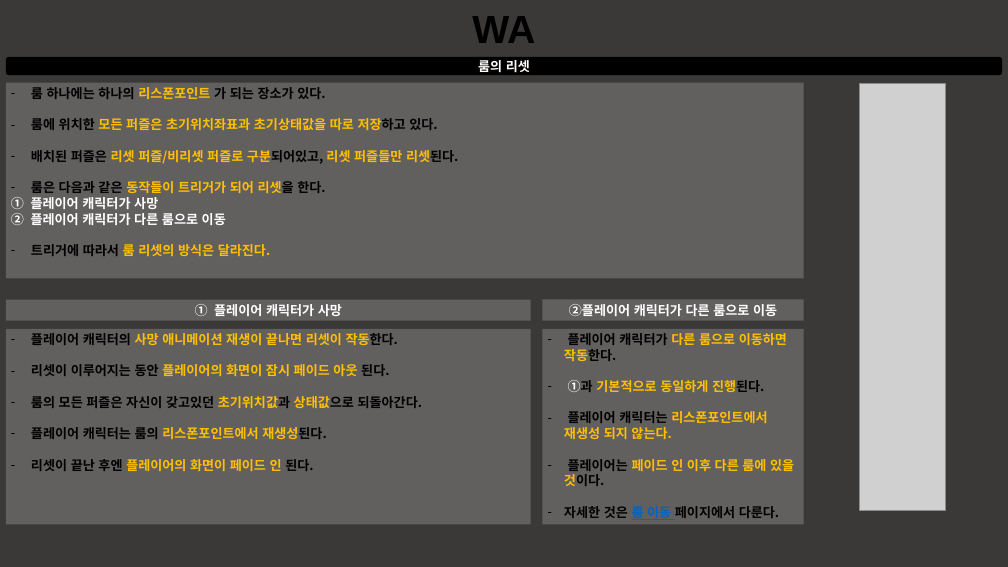
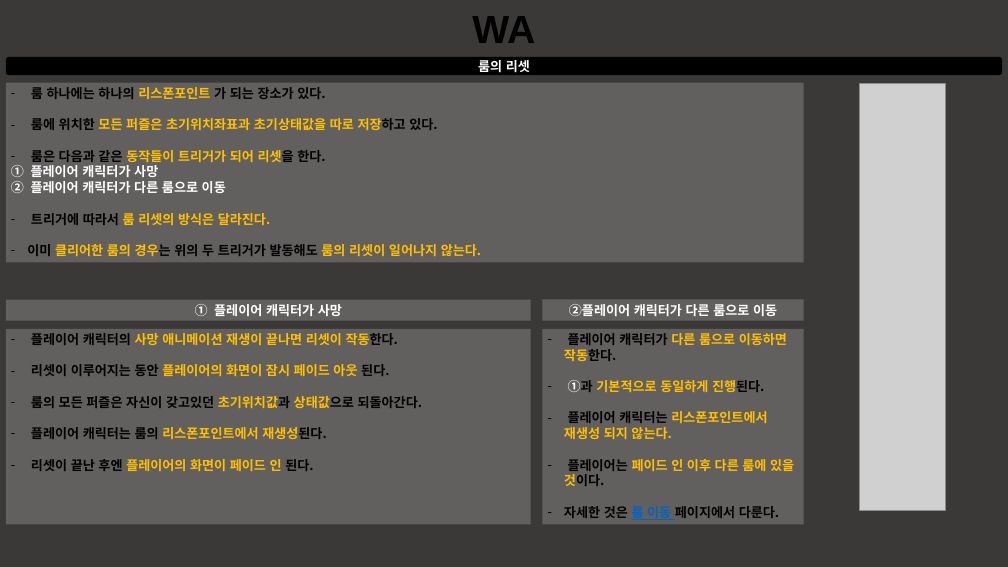
Before and after one commit to taeseongeom/WA, a slide deck: slide 4 of 기획서/신버전/룸 &레벨 관리 시스템.pptx. Drawn at 1008x567 pixels with LibreOffice and Linux fonts; fonts in the diff are those of the drawing; grey boxes stand for pictures. Boxes give left, top, right and bottom in pixels: in the first picture for what was removed or moved away, otherwise in the second. Text is boxed around its words. In the diff, an @@ line names an element or a change of style, - is before the commit and + after.

```diff
--- a/기획서/신버전/룸 &레벨 관리 시스템.pptx
+++ b/기획서/신버전/룸 &레벨 관리 시스템.pptx
@@ rectangle "룸 하나에는 하나의 리스폰포인트 가 ...": place and size @@
-rectangle "룸 하나에는 하나의 리스폰포인트 가 ..." at <box>6,83,803,278</box>
+rectangle "룸 하나에는 하나의 리스폰포인트 가 ..." at <box>6,83,803,262</box>
@@ text in rectangle at <box>31,150,458,164</box>: paragraph removed @@
-– 배치된 퍼즐은 리셋 퍼즐/비리셋 퍼즐로 구분되어있고, 리셋 퍼즐들만 리셋된다.
@@ text in rectangle at <box>27,244,481,256</box>: paragraph added @@
+– 이미 클리어한 룸의 경우는 위의 두 트리거가 발동해도 룸의 리셋이 일어나지 않는다.
```
Also in this commit, not shown: 5 other slides changed, 2 slides added, 4 other files.
